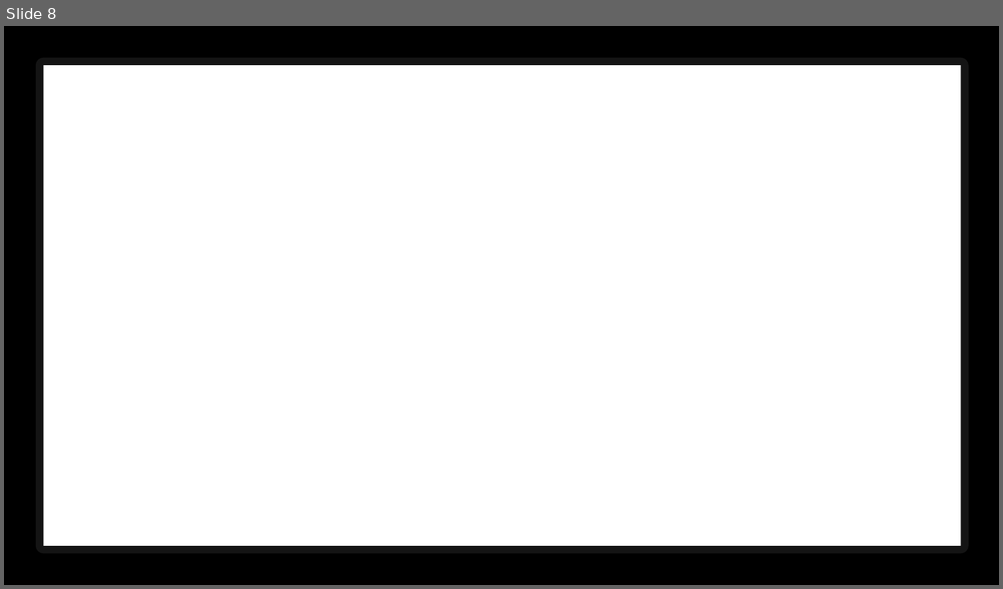
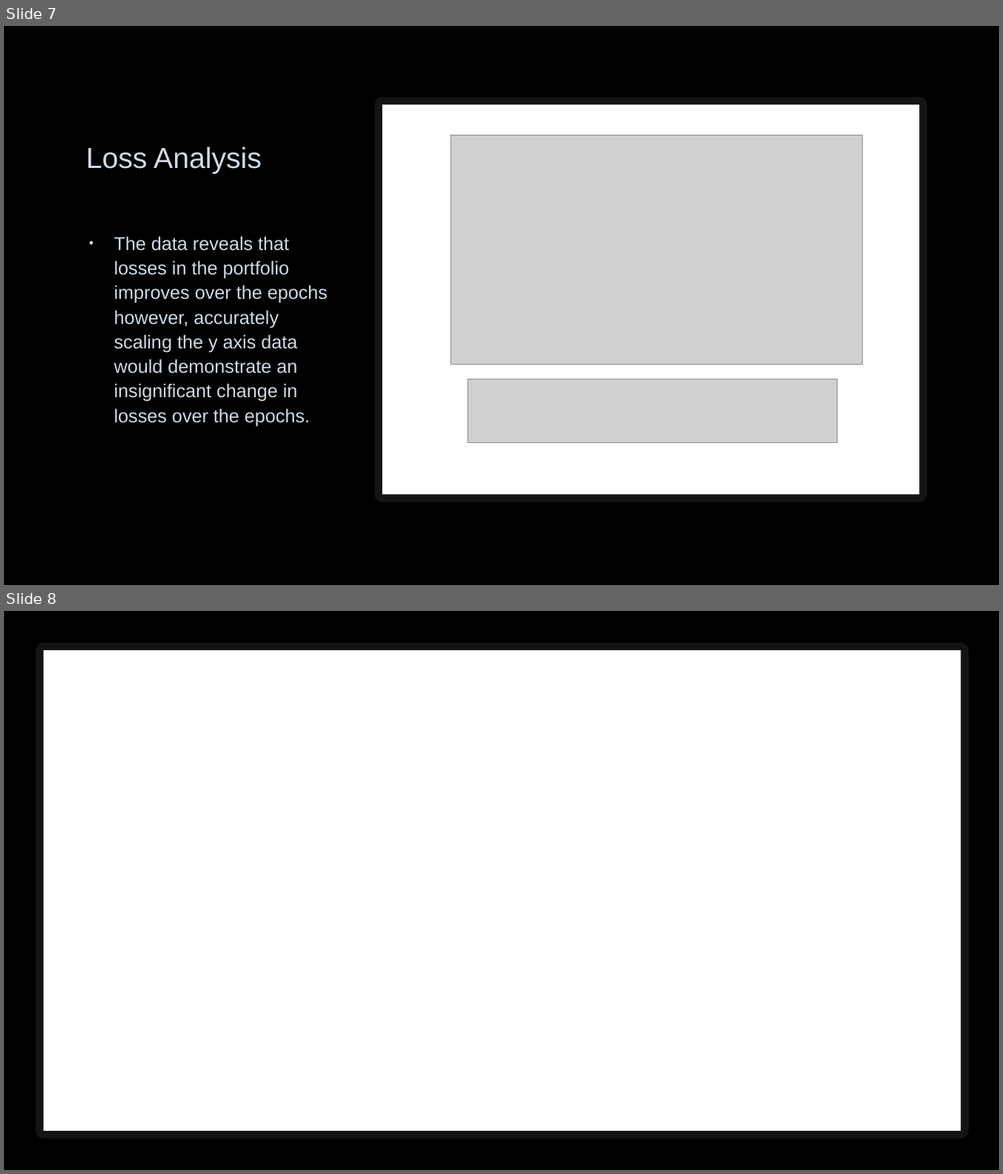
Before and after one commit to lchristij/MLProject, a slide deck: Stock Trading Algo.pptx. Shown one above the other, each under a label of ours: slide 8 before the commit, slides 7 and 8 after it. The pictures are 1003x589 and 1003x1174 pixels, drawn with LibreOffice and Linux fonts; fonts in the diff are those of the drawing; grey boxes stand for pictures; background and template pictures are left out. Boxes give left, top, right and bottom in pixels: in the first picture for what was removed or moved away, otherwise in the second. Text is boxed around its words. In the diff, an @@ line names an element or a change of style, - is before the commit and + after.

```diff
--- a/Stock Trading Algo.pptx
+++ b/Stock Trading Algo.pptx
@@ slide 7 added at [4, 26, 999, 585], background picture (left out) @@
@@ rectangle added at [382, 105, 919, 495], fill #FFFFFF, outline #FFFFFF 15 pt @@
@@ picture added at [450, 135, 862, 365] @@
@@ title added at [86, 147, 262, 174], 28 pt, text #CEDBE6 @@
+Loss Analysis
@@ text added at [114, 236, 327, 426], 18 pt, text #CEDBE6 @@
+• The data reveals that losses in the portfolio improves over the epochs however, accurately scaling the y axis data would demonstrate an insignificant change in losses over the epochs.
@@ picture added at [467, 380, 836, 443] @@
```
Also in this commit, not shown: 7 slides changed, 3 slides removed.
